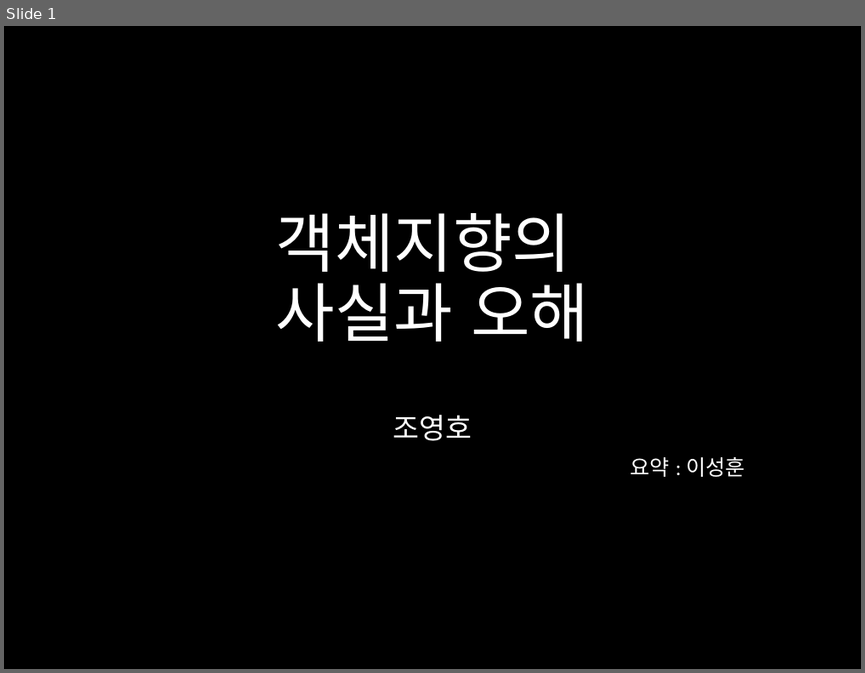
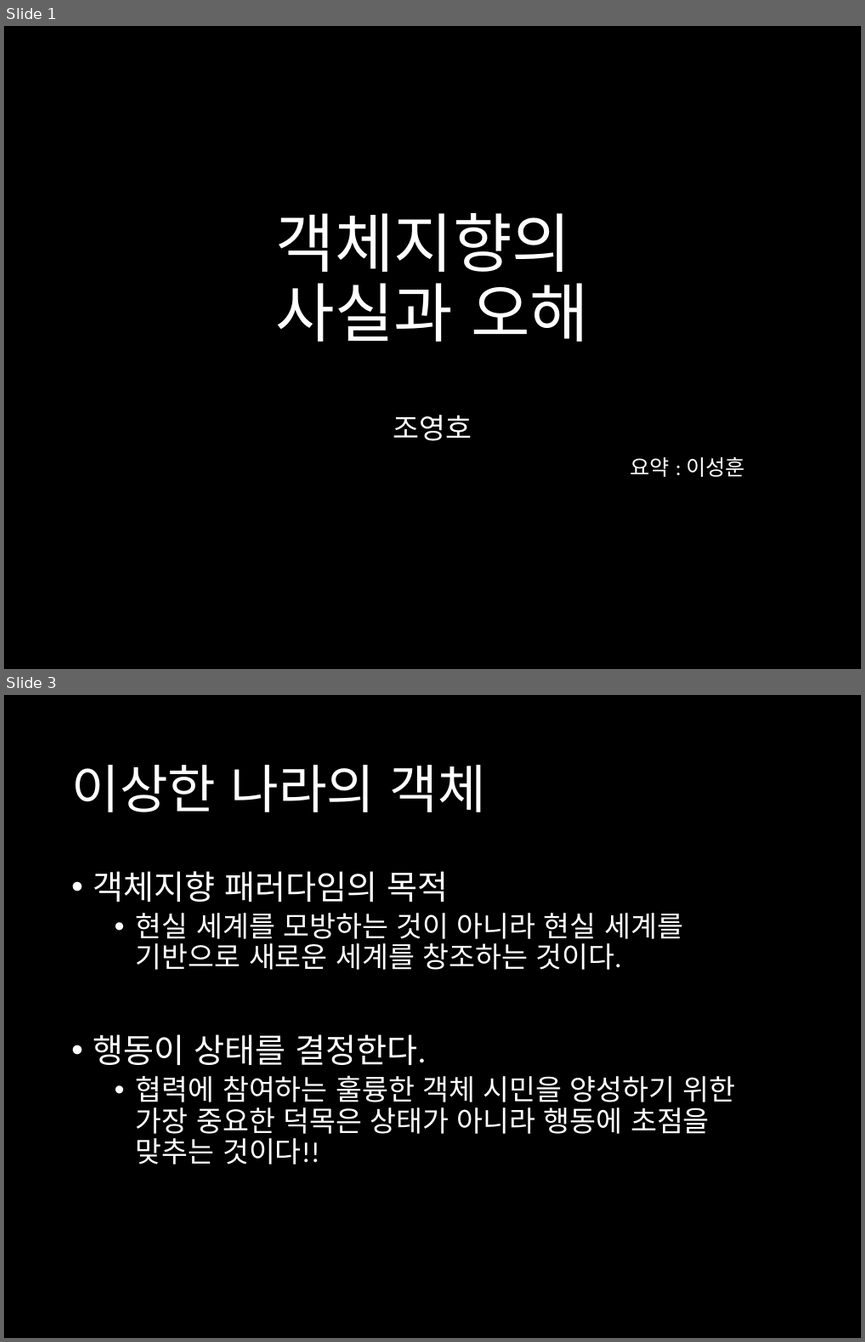
Before and after one commit to harrisleesh/Review, a slide deck: 객체지향의 사실과 오해.pptx. Shown one above the other, each under a label of ours: slide 1 before the commit, slides 1 and 3 after it; the slides between them are not shown. The pictures are 865x673 and 865x1342 pixels, drawn with LibreOffice and Linux fonts; fonts in the diff are those of the drawing. Boxes give left, top, right and bottom in pixels: in the first picture for what was removed or moved away, otherwise in the second. Text is boxed around its words. In the diff, an @@ line names an element or a change of style, - is before the commit and + after.

Commit message:
객체지향의 사실과 오해
~chap 5.
chap 1. 협력
chap 2. 객체지향 패러다임
chap 3. 타입과 추상화
chap 4. 역할,책임,협력
chap 5. 책임과 메시지

```diff
--- a/객체지향의 사실과 오해.pptx
+++ b/객체지향의 사실과 오해.pptx
@@ slide 3 added at [4, 695, 861, 1338], background #000000 @@
@@ title added at [71, 765, 486, 812], 44 pt, text #FFFFFF @@
+이상한 나라의 객체
@@ text added at [93, 871, 736, 1164], 24 pt, text #FFFFFF @@
+• 객체지향 패러다임의 목적
+  • 현실 세계를 모방하는 것이 아니라 현실 세계를 기반으로 새로운 세계를 창조하는 것이다.
+• 행동이 상태를 결정한다.
+  • 협력에 참여하는 훌륭한 객체 시민을 양성하기 위한 가장 중요한 덕목은 상태가 아니라 행동에 초점을 맞추는 것이다!!
```
Also in this commit, not shown: 7 other slides added, 1 slide removed.
